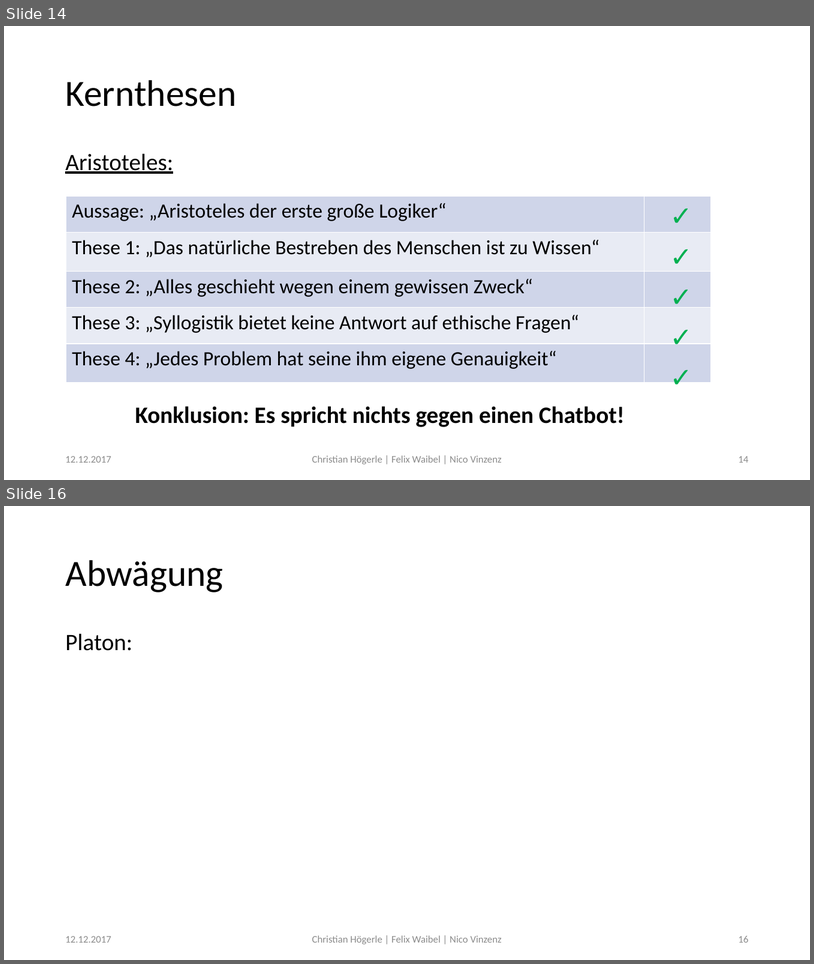
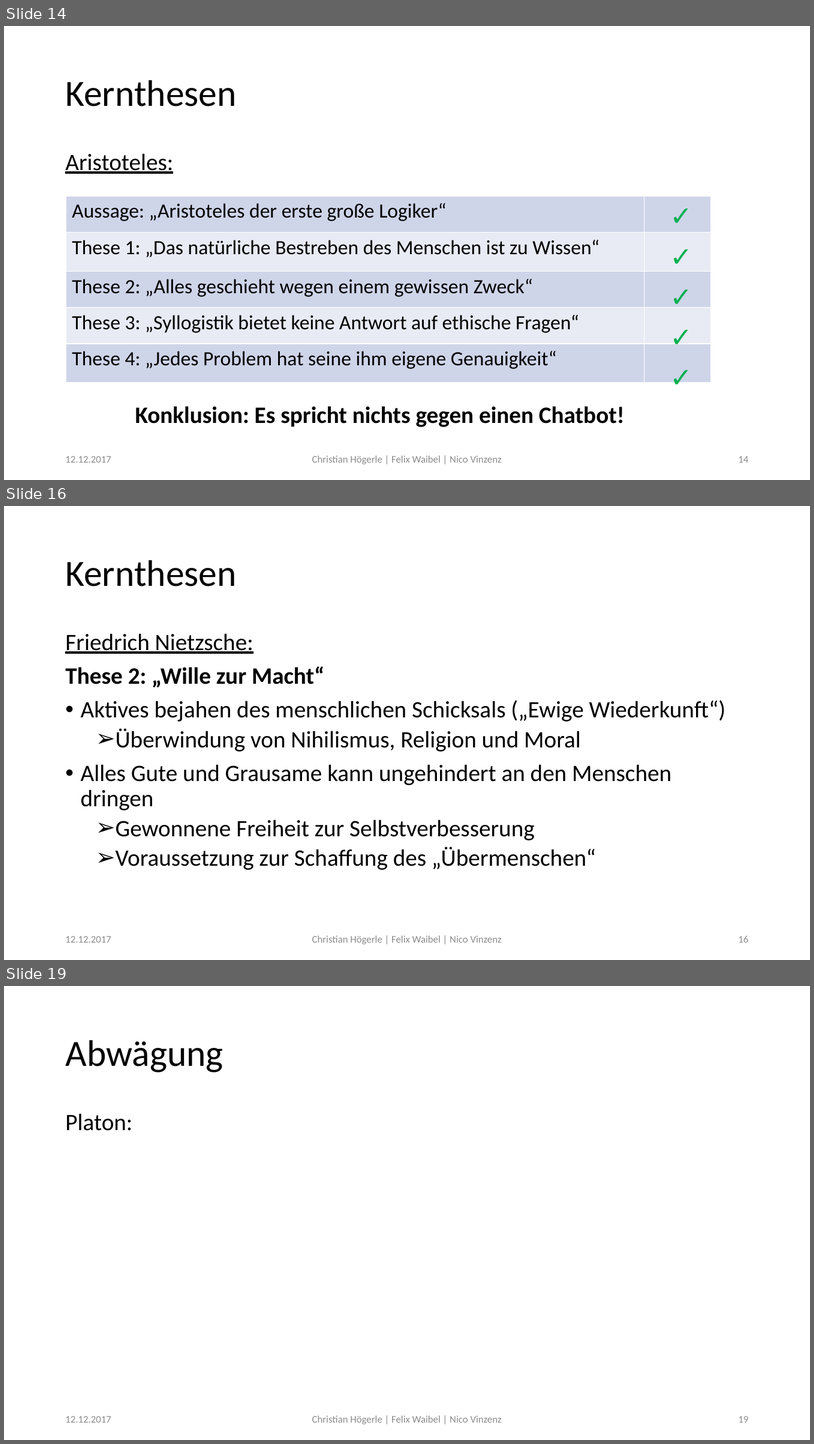
Before and after one commit to Fewa93/Berufsethik, a slide deck: Präsentation/Berufsethik.pptx. Shown one above the other, each under a label of ours: slides 14 and 16 before the commit, slides 14, 16 and 19 after it; the slides between them are not shown. The pictures are 814x964 and 814x1444 pixels, drawn with LibreOffice and Linux fonts; fonts in the diff are those of the drawing. Boxes give left, top, right and bottom in pixels: in the first picture for what was removed or moved away, otherwise in the second. Text is boxed around its words. In the diff, an @@ line names an element or a change of style, - is before the commit and + after.

Commit message:
Präsentation KernthesenNietzsche

```diff
--- a/Präsentation/Berufsethik.pptx
+++ b/Präsentation/Berufsethik.pptx
@@ slide 16 added at (4, 506, 810, 960), background #FFFFFF @@
@@ title added at (65, 560, 236, 586), 44 pt, text #000000 @@
+Kernthesen
@@ text added at (65, 633, 726, 870), 28 pt, text #000000 @@
+Friedrich Nietzsche:
+These 2: „Wille zur Macht“
+• Aktives bejahen des menschlichen Schicksals („Ewige Wiederkunft“)
+  ➢ Überwindung von Nihilismus, Religion und Moral
+• Alles Gute und Grausame kann ungehindert an den Menschen dringen
+  ➢ Gewonnene Freiheit zur Selbstverbesserung
+  ➢ Voraussetzung zur Schaffung des „Übermenschen“
@@ text added at (65, 936, 111, 942), 12 pt, text #8C8C8C @@
+12.12.2017
@@ text added at (312, 935, 502, 944), 12 pt, text #8C8C8C @@
+Christian Högerle | Felix Waibel | Nico Vinzenz
@@ page number added at (738, 936, 749, 942), 12 pt, text #8C8C8C @@
+16
@@ what was slide 16 is now slide 19 @@
@@ page number at (738, 1416, 749, 1422): text changed @@
-16
+19
```
Also in this commit, not shown: 1 slide changed, 2 other slides added.
